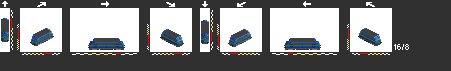
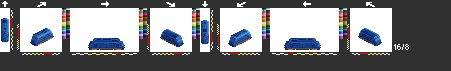
Layer changes from the first 451×71 image to the second:
hid "cflcd1" over [1,19,381,50]
painted on "mx" over [62,8,347,39]
